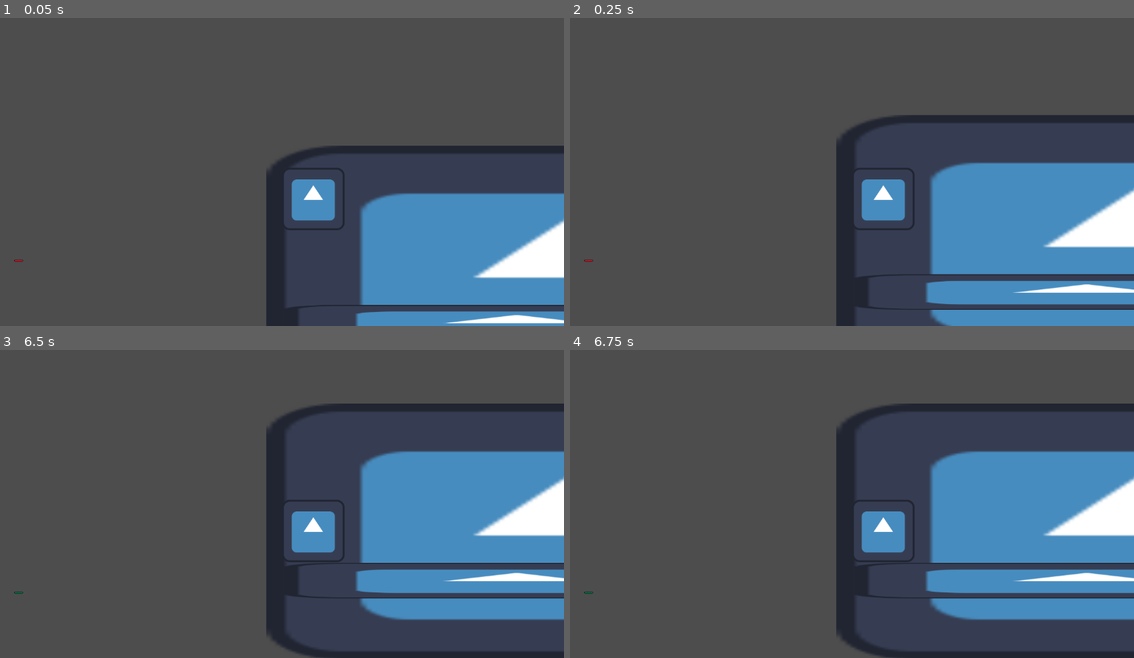
Above: before the commit, frames 1-4 (two rows, left to right).
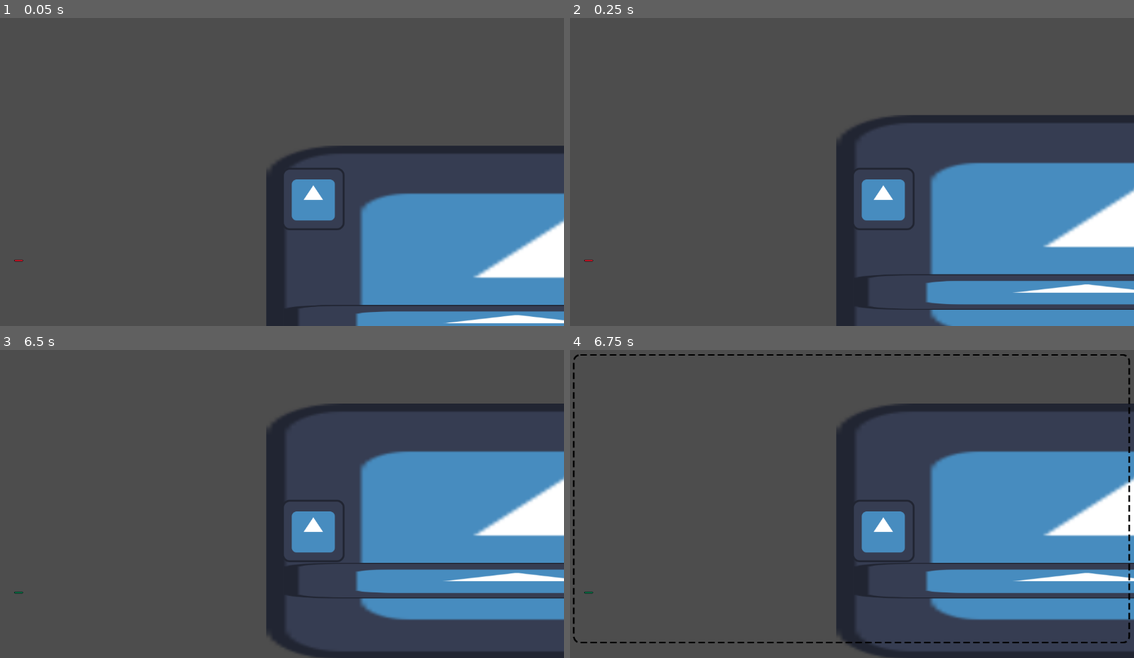
Above: after the commit, the same moments.

Repository: Sakurasv/MiniGame
Game: Godot game, scene res://node_2d.tscn
Same seed, same stepped clock (60 frames per second), same inputs: the game is played once before the commit and once after it. The project has no main scene, so this scene is started directly. The engine's default icon, where the game draws it, is replaced by a stand-in: a white triangle on a blue panel in a dark square.
Inputs (mouse positions are in pixels of both pictures, inside the frame that each line leads up to):
- Up to frame 1 (0.05 s): no input
- Up to frame 2 (0.25 s): no input
- Up to frame 3 (6.5 s): tap Enter at 0.5, 2, 3.5 s; move the mouse to (406, 482) at 0.52 s; hold D (input_right) 0.53-2.03 s; tap Shift (input_dash) at 0.6, 2.85, 5.1 s; click (406, 482) at 0.67 s; tap Space (input_jump) at 0.77, 1.25, 1.52, 2.75, 3.02, 3.77, 4.25, 4.52, 6.02 s; move the mouse to (169, 516) at 1.27 s; tap F at 1.35, 5.85 s; move the mouse to (338, 430) at 2.02 s; hold A (input_left) 2.03-2.78 s; hold E 2.03-2.78 s; move the mouse to (253, 562) at 2.77 s; hold D (input_right) 2.78-4.28 s; click (253, 562) at 2.92 s; move the mouse to (451, 547) at 3.52 s; hold F 3.53-4.28 s; move the mouse to (112, 451) at 4.27 s; hold A (input_left) 4.28-5.03 s; tap E at 4.35 s; move the mouse to (310, 500) at 5.02 s; hold D (input_right) 5.03-5.78 s; click (310, 500) at 5.17 s; move the mouse to (197, 420) at 5.77 s; hold A (input_left) from 5.78 s (still down)
- Up to frame 4 (6.75 s): keep holding A (input_left); move the mouse to (976, 482) at 6.52 s; hold E from 6.53 s (still down)

Frames 1-3 are identical in both runs. In frame 4, 1.1% of the frame differs, in the area x 0-100%, y 1-96%.

Commit message:
SideFrame逻辑

Diff:
--- a/MainUI.tscn
+++ b/MainUI.tscn
@@ -1,7 +1,6 @@
-[gd_scene load_steps=3 format=3 uid="uid://bwyaovlhbb23c"]
+[gd_scene load_steps=2 format=3 uid="uid://bwyaovlhbb23c"]
 
 [ext_resource type="Texture2D" uid="uid://15mwplxj87dd" path="res://Art/SideFrame.png" id="1_031mb"]
-[ext_resource type="Script" path="res://Scripts/SideFrame.gd" id="2_hnlib"]
 
 [node name="Control" type="Control"]
 layout_mode = 3
@@ -15,4 +14,3 @@
 position = Vector2(577, 323)
 scale = Vector2(0.595493, 0.630778)
 texture = ExtResource("1_031mb")
-script = ExtResource("2_hnlib")
--- a/Scripts/SideFrame.gd
+++ b/Scripts/SideFrame.gd
@@ -1,16 +1,25 @@
 extends Sprite2D
 
-@onready var sideframe = $SideFrame
+var current_time := 0
+var last_visibility_change := 0
+var visible_duration := 20  # visible 状态持续的时间，单位毫秒
+var invisible_duration := 480  # invisible 状态持续的时间，单位毫秒
 
-
-var current_time := 0
-
+func _ready():
+	# 初始化时让 Sprite2D 不可见
+	self.visible = false
 
 func _physics_process(_delta: float) -> void:
+	current_time = Time.get_ticks_msec()
+	var time_since_last_change := current_time - last_visibility_change
 
-	current_time = Time.get_ticks_msec()
-
-	if Input.is_action_pressed("input_left"):
-		sideframe.visible = false
-	else :
-		return
+	if self.visible:
+		# 如果当前可见，并且已经可见了超过20ms，那么就变为不可见
+		if time_since_last_change >= visible_duration:
+			self.visible = false
+			last_visibility_change = current_time
+	else:
+		# 如果当前不可见，并且已经不可见了超过480ms，那么就变为可见
+		if time_since_last_change >= invisible_duration:
+			self.visible = true
+			last_visibility_change = current_time
--- a/node_2d.tscn
+++ b/node_2d.tscn
@@ -7,6 +7,8 @@
 [ext_resource type="Script" path="res://Scripts/ProgressBar.gd" id="5_32hmi"]
 [ext_resource type="Texture2D" uid="uid://b74ysu513d4cf" path="res://Art/life_bar_bg.png" id="6_siote"]
 [ext_resource type="Texture2D" uid="uid://cvxpxm74on603" path="res://Art/life_bar.png" id="7_m5ejq"]
+[ext_resource type="Texture2D" uid="uid://15mwplxj87dd" path="res://Art/SideFrame.png" id="8_yur36"]
+[ext_resource type="Script" path="res://Scripts/SideFrame.gd" id="9_i5j70"]
 
 [sub_resource type="RectangleShape2D" id="RectangleShape2D_ep426"]
 size = Vector2(128, 128)
@@ -68,3 +70,9 @@
 tint_progress = Color(1, 0.37143, 0.509107, 1)
 script = ExtResource("5_32hmi")
 player = NodePath("../../CharacterBody2D")
+
+[node name="Sprite2D" type="Sprite2D" parent="CanvasLayer"]
+position = Vector2(575, 322)
+scale = Vector2(0.668123, 0.668123)
+texture = ExtResource("8_yur36")
+script = ExtResource("9_i5j70")
Not shown: 1 places in node_2d.tscn that only renumber resources
